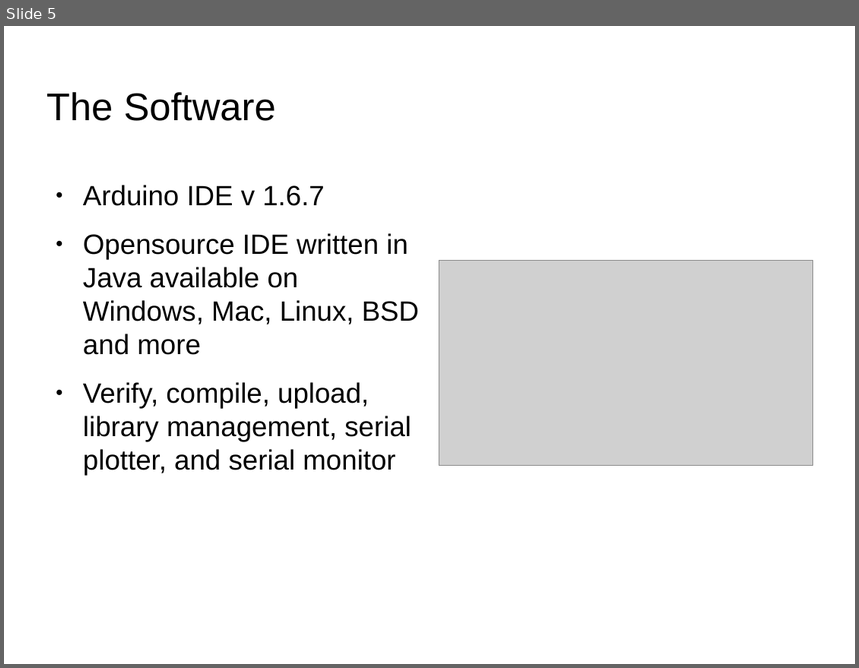
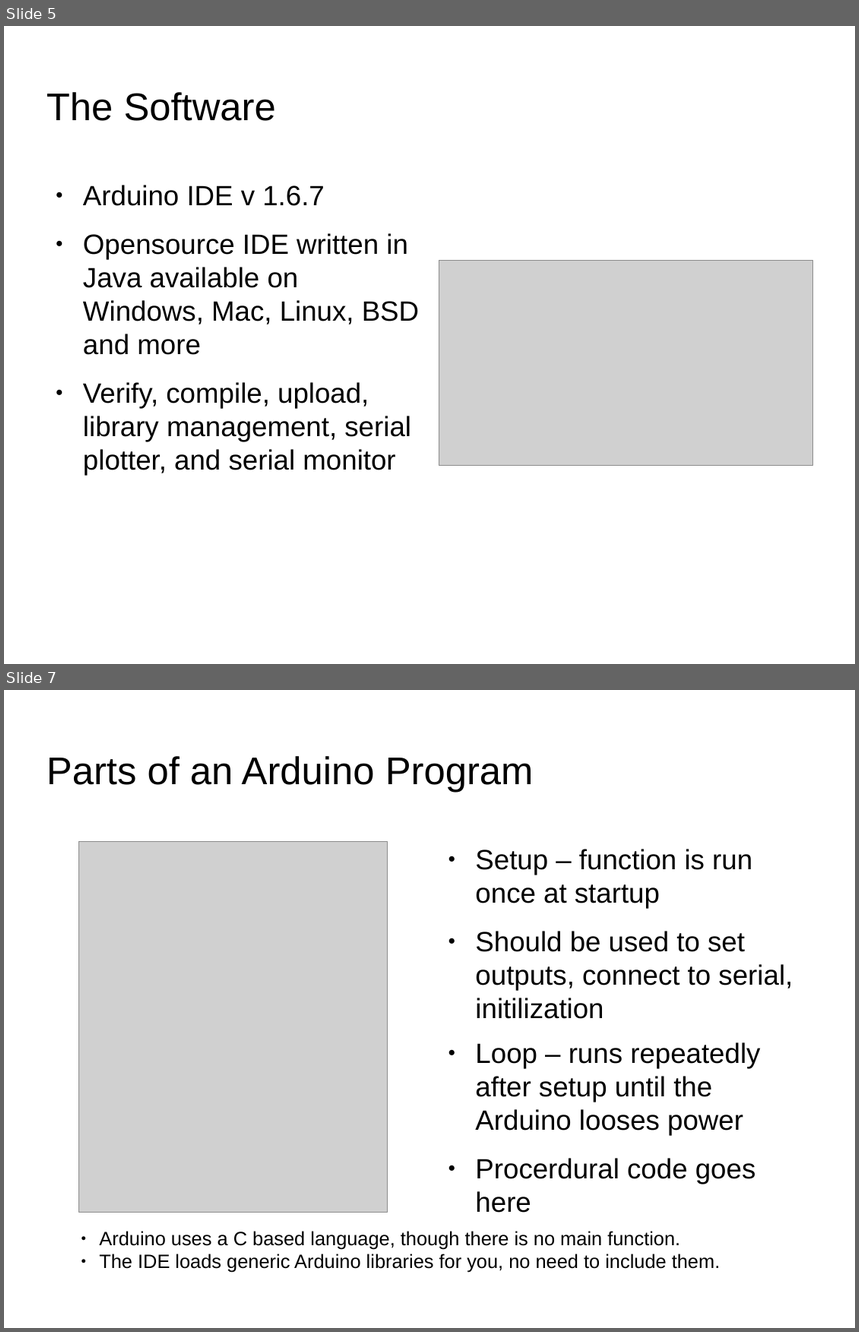
Before and after one commit to SIUE-ARC/Arduino-Workshop, a slide deck: Arduino-Workshop-eHacks.odp. Shown one above the other, each under a label of ours: slide 5 before the commit, slides 5 and 7 after it; the slides between them are not shown. The pictures are 859x668 and 859x1332 pixels, drawn with LibreOffice and Linux fonts; fonts in the diff are those of the drawing; grey boxes stand for pictures; background and template pictures are left out. Boxes give left, top, right and bottom in pixels: in the first picture for what was removed or moved away, otherwise in the second. Text is boxed around its words. In the diff, an @@ line names an element or a change of style, - is before the commit and + after.

```diff
--- a/Arduino-Workshop-eHacks.odp
+++ b/Arduino-Workshop-eHacks.odp
@@ slide 7 added at [4,690,855,1328], background picture (left out) @@
@@ title added at [47,756,534,792], 36 pt, text #000000 @@
+Parts of an Arduino Program
@@ picture added at [79,842,388,1212] @@
@@ text added at [475,849,793,1019], 26 pt, text #000000 @@
+● Setup – function is run once at startup
+● Should be used to set outputs, connect to serial, initilization
@@ text added at [475,1043,760,1213], 26 pt, text #000000 @@
+● Loop – runs repeatedly after setup until the Arduino looses power
+● Procerdural code goes here
@@ text added at [99,1231,720,1273], 18 pt, text #000000 @@
+● Arduino uses a C based language, though there is no main function.
+● The IDE loads generic Arduino libraries for you, no need to include them.
```
Also in this commit, not shown: 1 slide changed, 3 other slides added, 2 other files.
